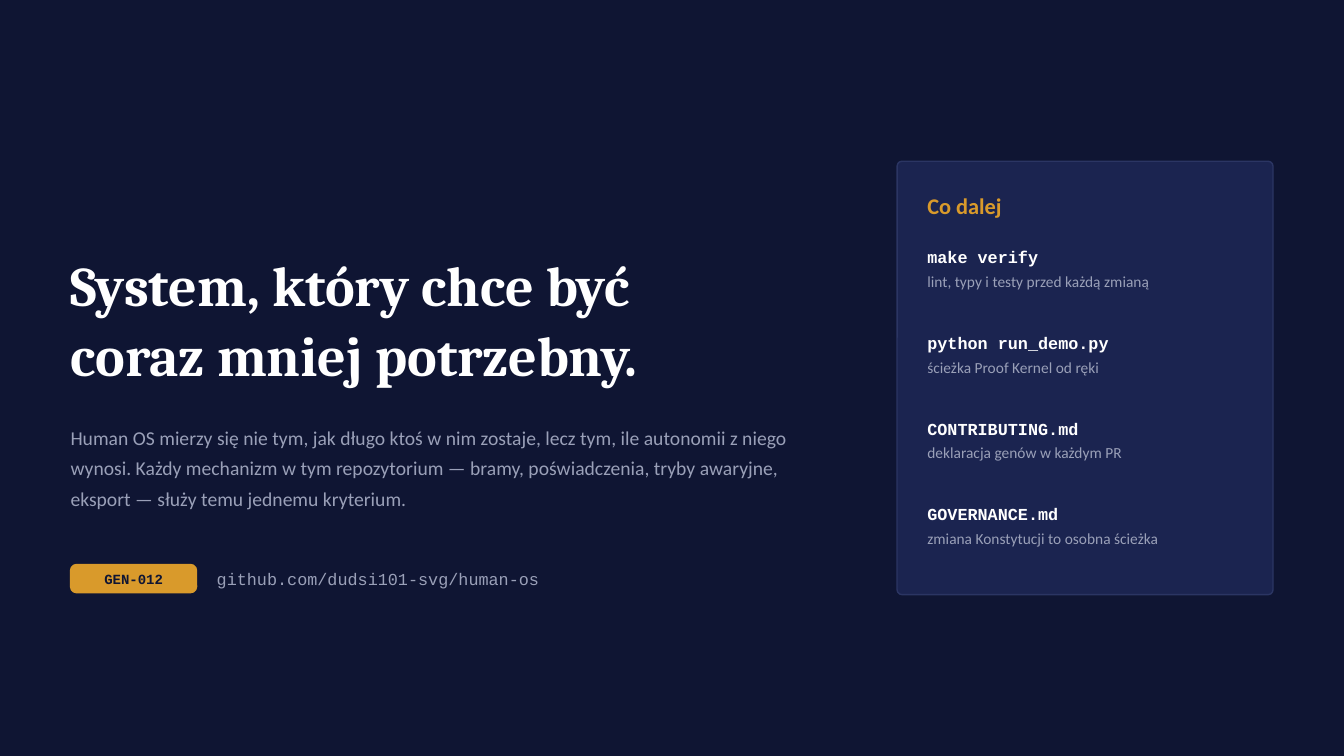
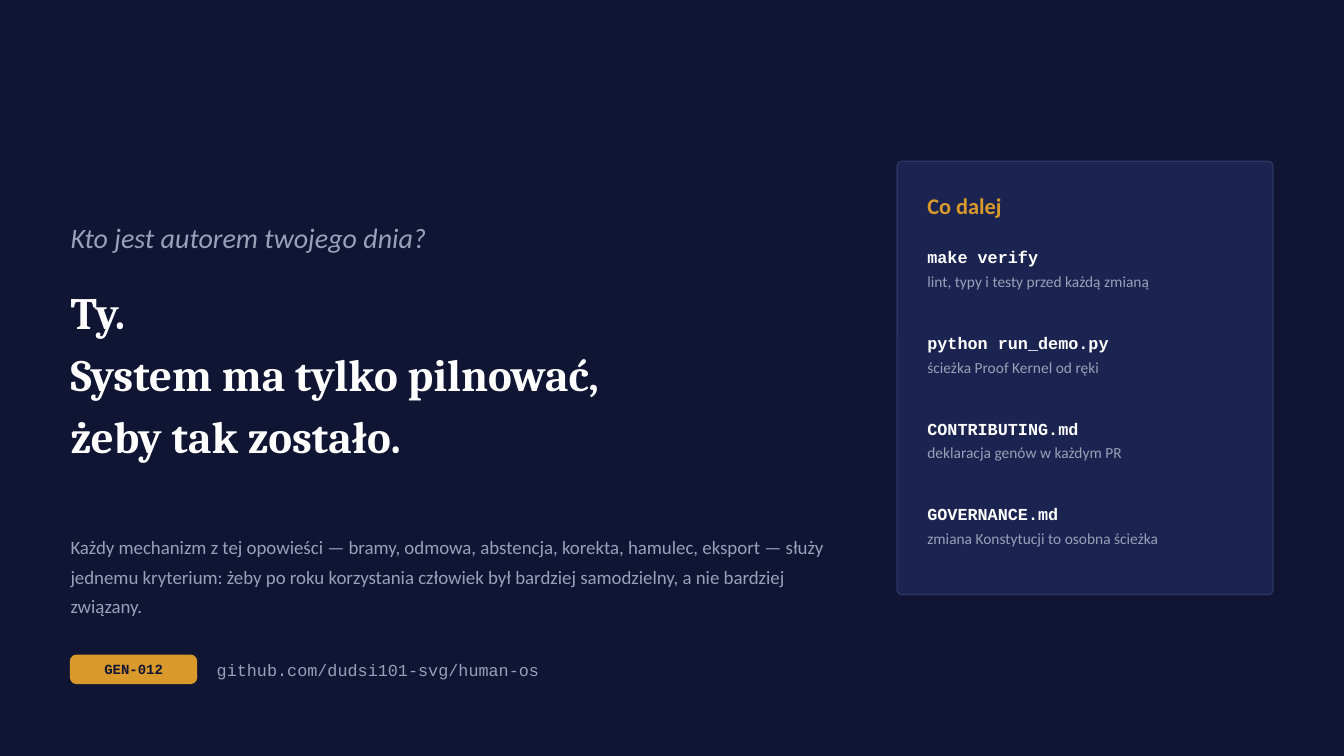
Before and after one commit to dudsi101-svg/Human-os, a slide deck: slide 20 of docs/presentation/Human-OS-prezentacja.pptx (slide 14 before the commit). Drawn at 1344x756 pixels with LibreOffice and Linux fonts; fonts in the diff are those of the drawing. Boxes give left, top, right and bottom in pixels: in the first picture for what was removed or moved away, otherwise in the second. Text is boxed around its words. In the diff, an @@ line names an element or a change of style, - is before the commit and + after.

```diff
--- a/docs/presentation/Human-OS-prezentacja.pptx
+++ b/docs/presentation/Human-OS-prezentacja.pptx
@@ text at [71, 228, 426, 253]: text changed; size 40 to 20 pt; font Cambria to Calibri; text colour #FFFFFF to #9AA0B8; bold off; italic on @@
-System, który chce być
-coraz mniej potrzebny.
+Kto jest autorem twojego dnia?
@@ text at [71, 299, 599, 463]: text changed; size 14 to 32 pt; font Calibri to Cambria; text colour #9AA0B8 to #FFFFFF; bold on @@
-Human OS mierzy się nie tym, jak długo ktoś w nim zostaje, lecz tym, ile autonomii z niego wynosi. Każdy mechanizm w tym repozytorium — bramy, poświadczenia, tryby awaryjne, eksport — służy temu jednemu kryterium.
+Ty.
+System ma tylko pilnować,
+żeby tak zostało.
@@ text added at [71, 541, 824, 616], 13.5 pt, text #9AA0B8 @@
+Każdy mechanizm z tej opowieści — bramy, odmowa, abstencja, korekta, hamulec, eksport — służy jednemu kryterium: żeby po roku korzystania człowiek był bardziej samodzielny, a nie bardziej związany.
@@ 2 texts, 1 rounded rectangle: place and size @@
-2 texts, 1 rounded rectangle at [71, 565, 539, 593]
+2 texts, 1 rounded rectangle at [71, 655, 539, 684]
```
Also in this commit, not shown: 5 other slides changed, 11 slides added, 5 slides removed, 2 other files.
